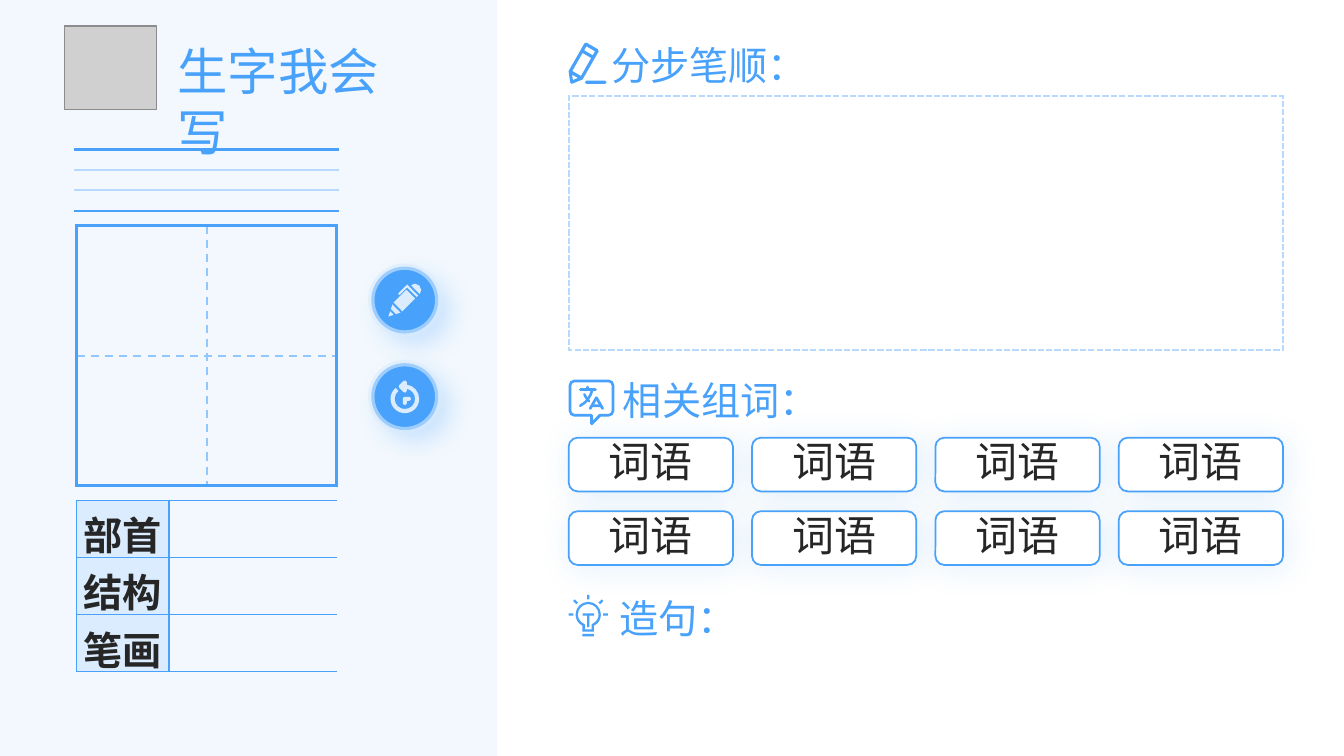
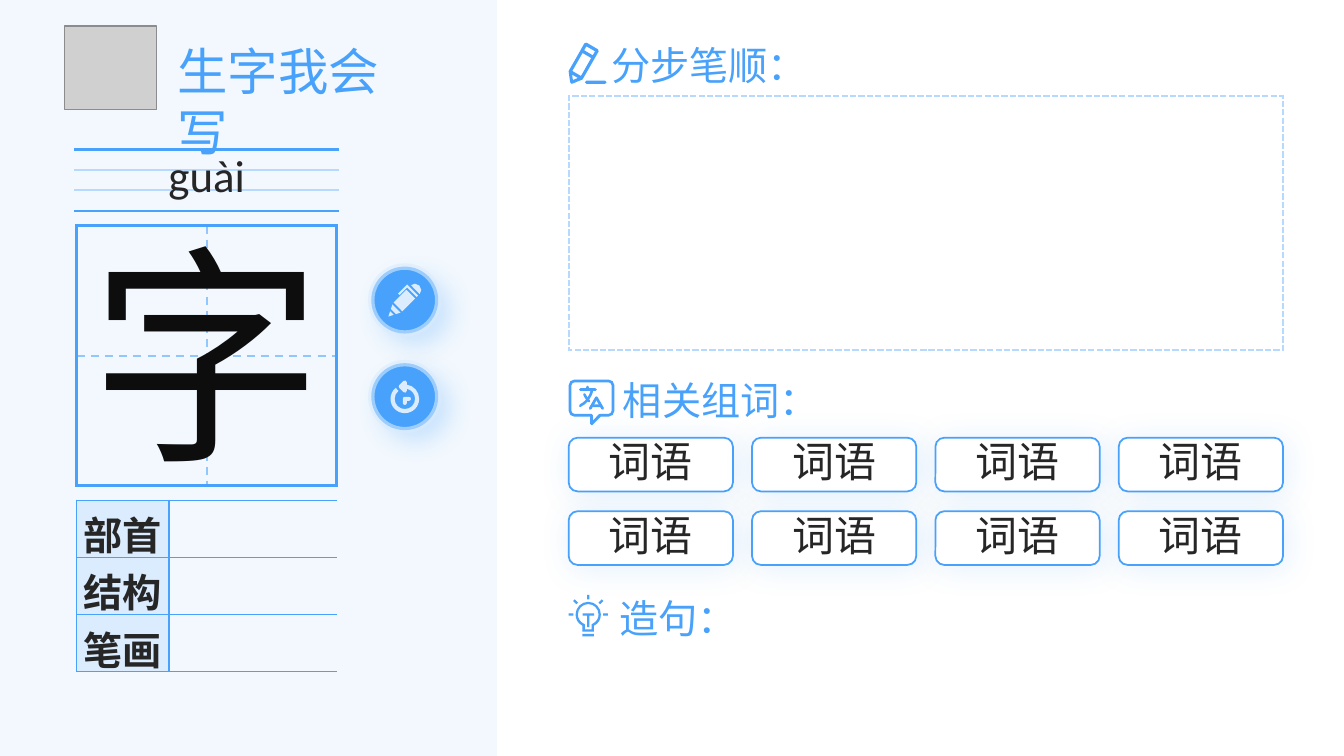
Before and after one commit to Andykjb6/Quick-Rubik-Cube-PPT-Plugin, a slide deck: slide 1 of Resources/生字教学.pptx. Drawn at 1344x756 pixels with LibreOffice and Linux fonts; fonts in the diff are those of the drawing; grey boxes stand for pictures; background and template pictures are left out. Boxes give left, top, right and bottom in pixels: in the first picture for what was removed or moved away, otherwise in the second. Text is boxed around its words. In the diff, an @@ line names an element or a change of style, - is before the commit and + after.

Commit message:
#优化模板

```diff
--- a/Resources/生字教学.pptx
+++ b/Resources/生字教学.pptx
@@ text added at (168, 161, 244, 200), 32.1 pt, text #262626 @@
+guài
@@ text added at (91, 210, 323, 487), 166 pt, text #0D0D0D @@
+字
```
